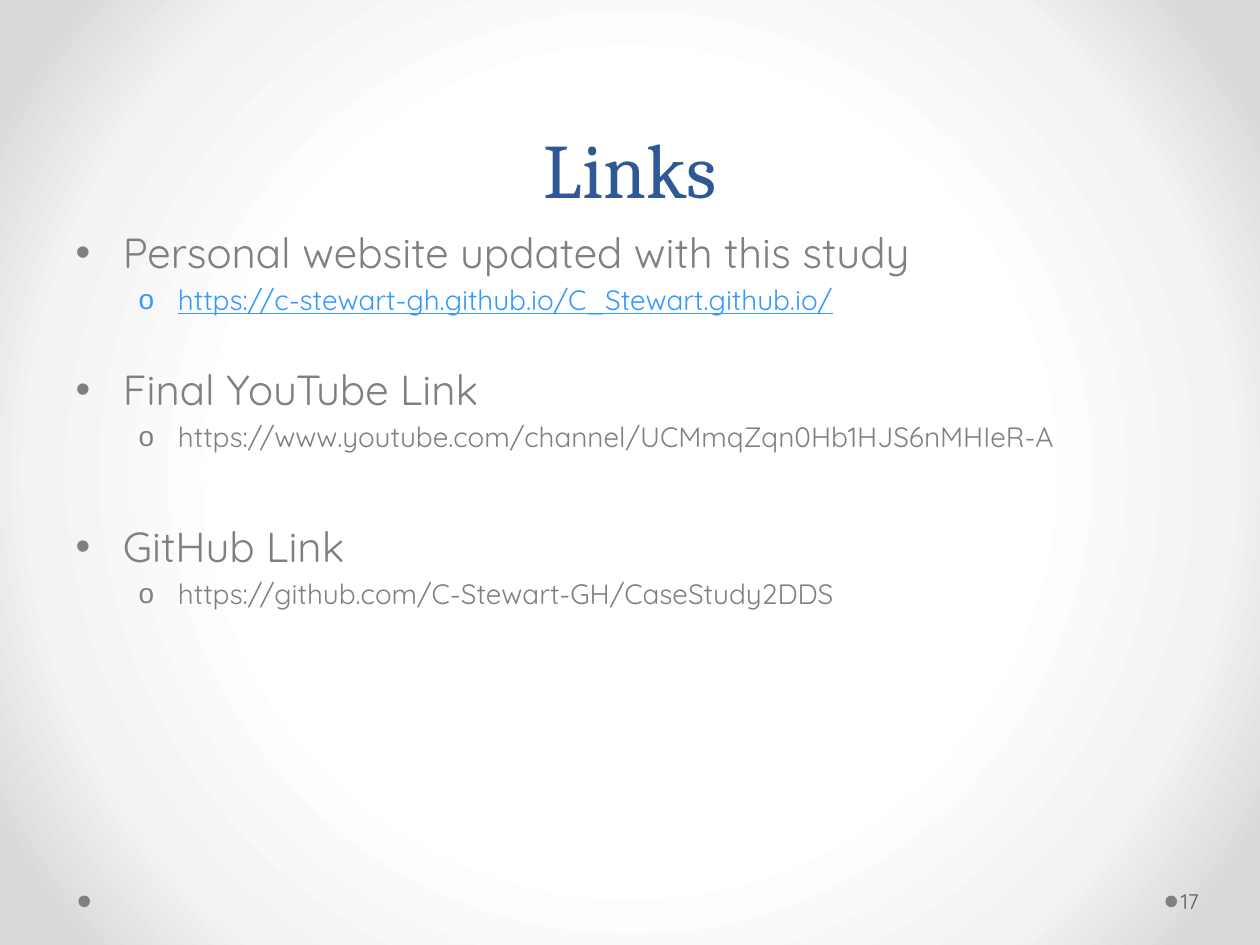
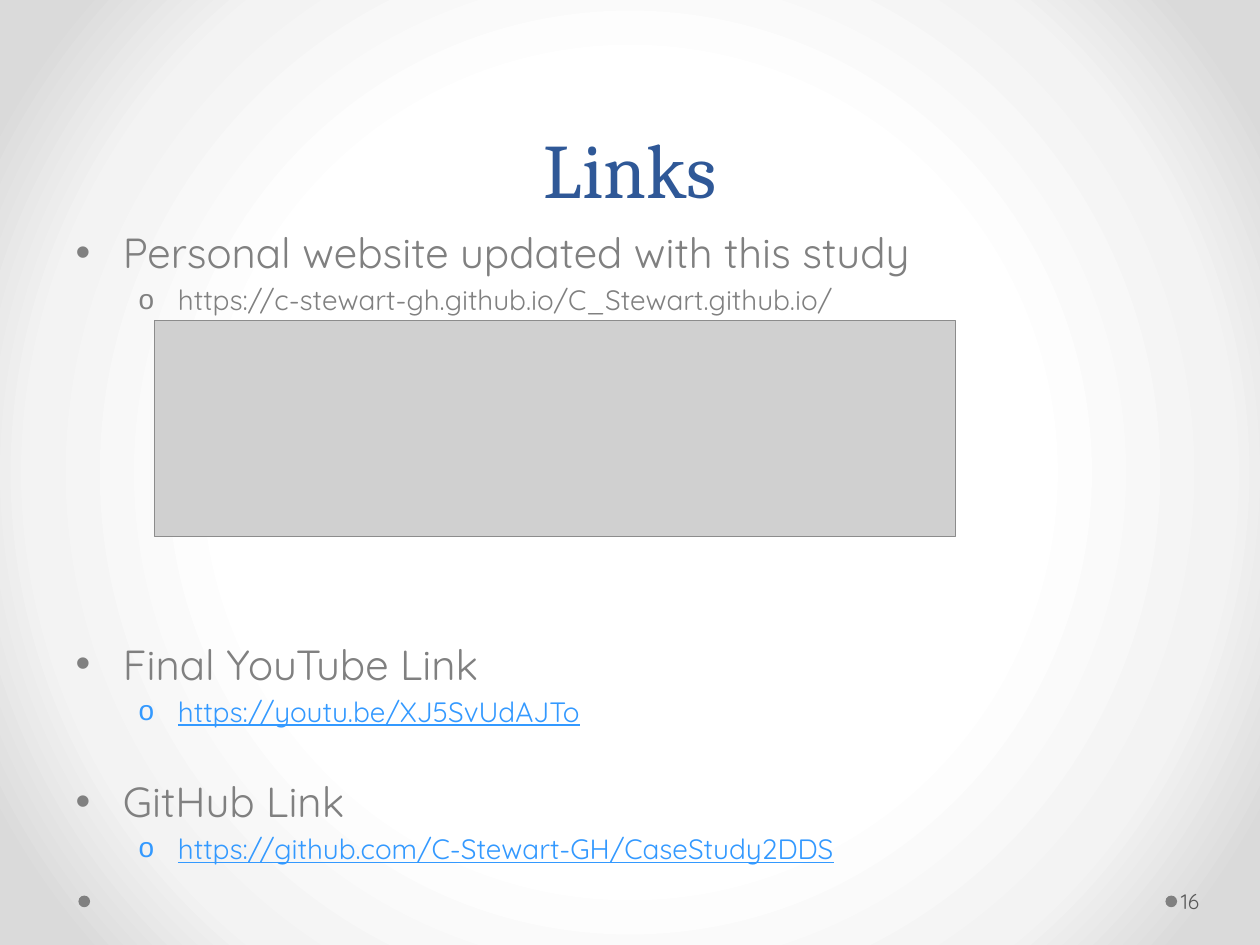
Before and after one commit to C-Stewart-GH/Attrition_and_Income_Prediction_Case_Study, a slide deck: slide 16 of PPT_Presentation/Final_CS2_Presentation.pptx (slide 17 before the commit). Drawn at 1260x945 pixels with LibreOffice and Linux fonts; fonts in the diff are those of the drawing; grey boxes stand for pictures. Boxes give left, top, right and bottom in pixels: in the first picture for what was removed or moved away, otherwise in the second. Text is boxed around its words. In the diff, an @@ line names an element or a change of style, - is before the commit and + after.

```diff
--- a/PPT_Presentation/Final_CS2_Presentation.pptx
+++ b/PPT_Presentation/Final_CS2_Presentation.pptx
@@ text at (178, 288, 833, 865): text colour #3399FF to #808080, underline off in "https://c-stewart-gh.github.io/C_Stewart.github.io/"; text colour #808080 to #3399FF, underline on in "https://github.com/C-Stewart-GH/CaseStudy2DDS" @@
@@ picture added at (155, 321, 956, 537) @@
@@ text at (178, 699, 579, 728): text changed; text colour #808080 to #3399FF @@
-  o https://www.youtube.com/channel/UCMmqZqn0Hb1HJS6nMHIeR-A
+  o https://youtu.be/XJ5SvUdAJTo
@@ page number at (1181, 894, 1199, 909): text changed @@
-17
+16
```
Also in this commit, not shown: 5 other slides changed, 1 slide removed, 2 other files.
